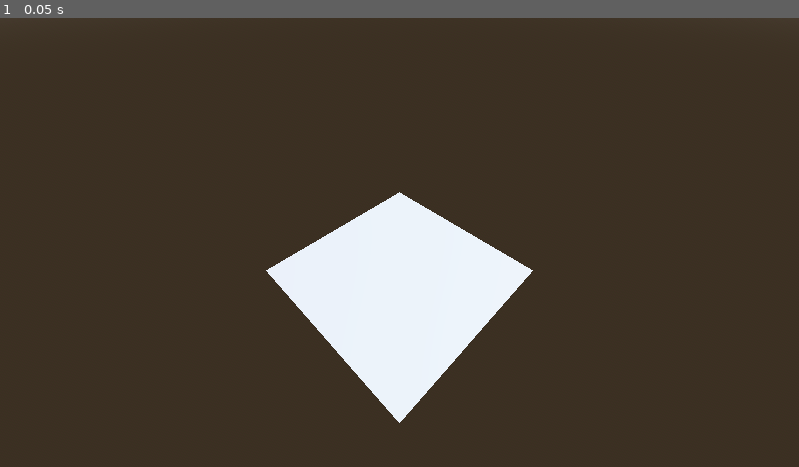
Above: before the commit, frame 1.
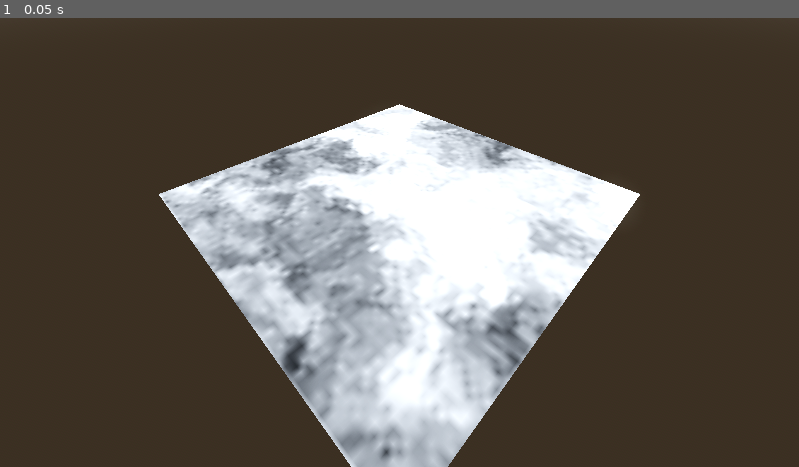
Above: after the commit, the same moment.

Repository: perfectwing1236/COMP-360-Group-2
Game: Godot game, scene res://root.tscn
The game is run twice, just before and just after one commit, with the same random seed, the same clock (stepped at 60 frames per second) and the same inputs.
Inputs:
- Up to frame 1 (0.05 s): no input

The runs differ from the first frame. In frame 1, 23% of the frame differs, in the area x 19-81%, y 19-100%.

Commit message:
Map texture onto grid mesh

Diff:
--- a/landscape.gd
+++ b/landscape.gd
@@ -3,8 +3,8 @@
 func _ready():
 	var land = MeshInstance3D.new()
 
-	var noise = _heightmap(256, 256)
-	var st = _quadgrid(5, 5)
+	var noise = _heightmap(76, 76)
+	var st = _quadgrid(75, 75)
 
 	var material = StandardMaterial3D.new()
 	material.albedo_texture = ImageTexture.create_from_image(noise)
@@ -12,21 +12,22 @@
 	st.generate_normals() # normals point perpendicular up from each face
 	var mesh = st.commit() # arranges mesh data structures into arrays for us
 	land.mesh = mesh
+	land.material_override = material
 	add_child(land)
 
 	pass
 
-func _quad(st : SurfaceTool, pt : Vector3, count : Array[int]):
-	st.set_uv( Vector2(0, 0) )
+func _quad(st : SurfaceTool, pt : Vector3, count : Array[int], uvpt: Vector2, uvlen: Vector2):
+	st.set_uv( Vector2(uvpt[0], uvpt[1]) )
 	st.add_vertex( pt + Vector3(0, 0, 0) ) # vertex 0
 	count[0] += 1
-	st.set_uv( Vector2(1, 0) )
+	st.set_uv( Vector2(uvpt[0] + uvlen[0], uvpt[1]) )
 	st.add_vertex( pt + Vector3(1, 0, 0) ) # vertex 1
 	count[0] += 1
-	st.set_uv( Vector2(1, 1) )
+	st.set_uv( Vector2(uvpt[0] + uvlen[0], uvpt[1] + uvlen[1]) )
 	st.add_vertex( pt + Vector3(1, 0, 1) ) # vertex 2
 	count[0] += 1
-	st.set_uv( Vector2(0, 1) )
+	st.set_uv( Vector2(uvpt[0], uvpt[1] + uvlen[1]) )
 	st.add_vertex( pt + Vector3(0, 0, 1) ) # vertex 3
 	count[0] += 1
 
@@ -61,6 +62,6 @@
 
 	for u in range(x): # corner of grid is at x, z
 		for v in range(z):
-			_quad(st, Vector3(u, 0, v), count)
+			_quad(st, Vector3(u, 0, v), count, Vector2(float(u)/x-1, float(v)/z-1), Vector2(1.0/x, 1.0/z))
 
 	return st
--- a/root.tscn
+++ b/root.tscn
@@ -28,4 +28,4 @@
 script = ExtResource("1_p244r")
 
 [node name="Camera3D" type="Camera3D" parent="."]
-transform = Transform3D(0.707107, -0.5, 0.5, 0, 0.707107, 0.707107, -0.707107, -0.5, 0.5, 6, 6, 6)
+transform = Transform3D(-0.707107, 0.5, -0.5, -1.42109e-14, 0.707107, 0.707107, 0.707107, 0.5, -0.5, 0, 38, 0)
